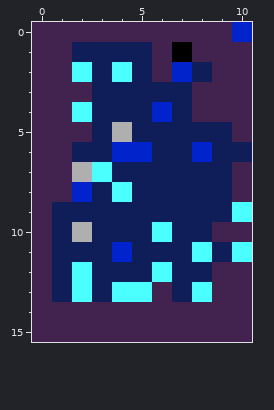
One commit to this pixel-art sprite: ZELDA/interaction/levels/rewritten/1/image.png. The picture above is the old version.
The file is 11x16 pixels.
The result:
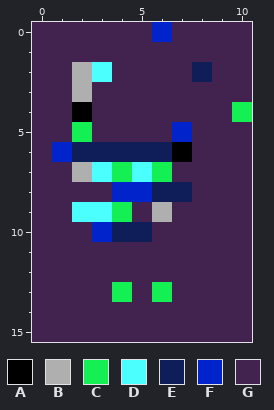
Palette (. is transparent): A #000000  B #afafaf  C #14ef54  D #4cffff  E #0f1e59  F #0023cc  G #42234f
What changed:
{"y":0,"x":6,"old":"G","new":"F"}
{"y":0,"x":10,"old":"F","new":"G"}
{"y":1,"x":2,"old":"EEEE","new":"GGGG"}
{"y":1,"x":7,"old":"A","new":"G"}
{"y":2,"x":2,"old":"DEDE","new":"BDGG"}
{"y":2,"x":7,"old":"F","new":"G"}
{"y":3,"x":2,"old":"GEEEEE","new":"BGGGGG"}
{"y":4,"x":2,"old":"DEEEFE","new":"AGGGGG"}
{"y":4,"x":10,"old":"G","new":"C"}
{"y":5,"x":2,"old":"GEBEEEEE","new":"CGGGGFGG"}
{"y":6,"x":1,"old":"G","new":"F"}
{"y":6,"x":4,"old":"FF","new":"EE"}
{"y":6,"x":7,"old":"EFEE","new":"AGGG"}
{"y":7,"x":4,"old":"EEEEEE","new":"CDCGGG"}
{"y":8,"x":2,"old":"FEDE","new":"GGFF"}
{"y":8,"x":8,"old":"EE","new":"GG"}
{"y":9,"x":1,"old":"EEEEEEEEED","new":"GDDCGBGGGG"}
{"y":10,"x":1,"old":"EBE","new":"GGF"}
{"y":10,"x":6,"old":"DEE","new":"GGG"}
{"y":11,"x":1,"old":"EEEFEEEDED","new":"GGGGGGGGGG"}
{"y":12,"x":1,"old":"EDEEEDEE","new":"GGGGGGGG"}
{"y":13,"x":1,"old":"EDEDDGED","new":"GGGCGCGG"}
{"label":"changed","picture_box":[52,22,252,302]}
